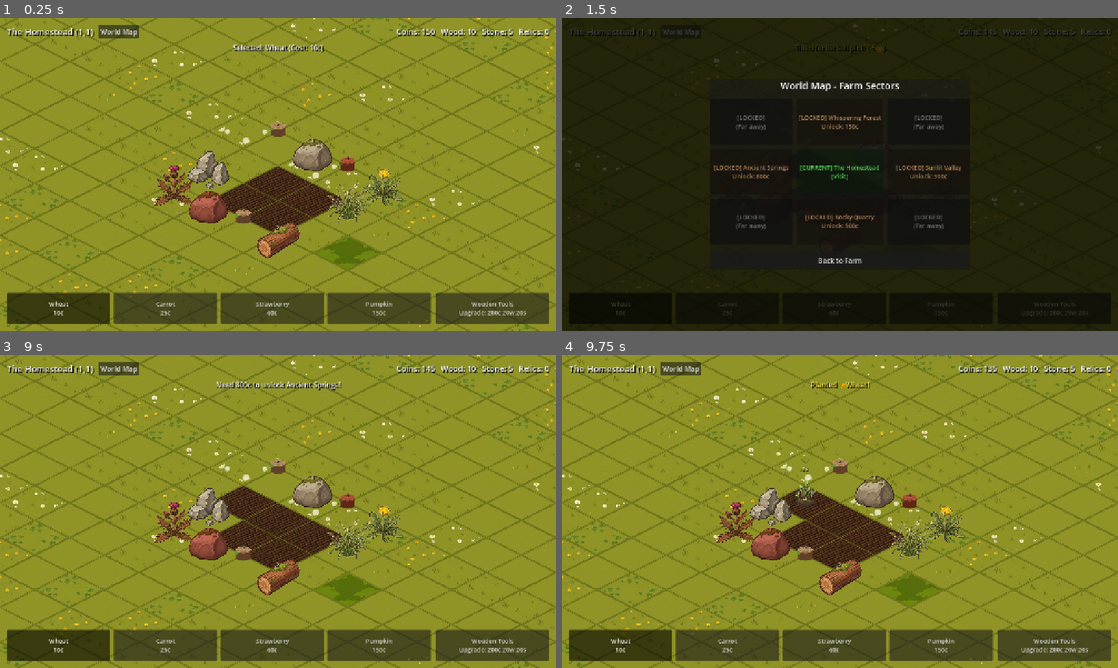
Above: before the commit, frames 1-4 (two rows, left to right).
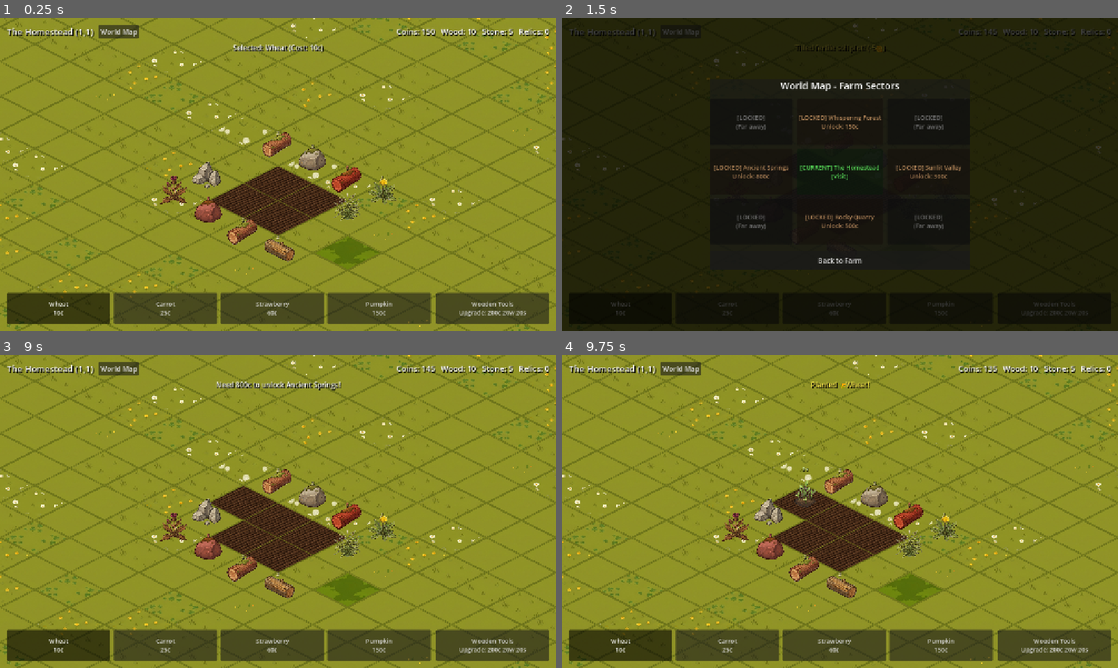
Above: after the commit, the same moments.

Repository: ShootyQ/FarmingApp
Game: Godot game, scene res://scenes/main.tscn
Same seed, same stepped clock (60 frames per second), same inputs: the game is played once before the commit and once after it.
Inputs (mouse positions are in pixels of both pictures, inside the frame that each line leads up to):
- Up to frame 1 (0.25 s): no input
- Up to frame 2 (1.5 s): click (840, 149) at 0.52 s; click "World Map" at 1.25 s
- Up to frame 3 (9 s): click "Wheat 10c" at 2 s; click "Carrot 25c" at 2.75 s; click "Strawberry 60c" at 3.5 s; click "Pumpkin 150c" at 4.25 s; click "Wooden Tools Upgrade: 200c 20…" at 5 s; click "[LOCKED] (Far away)" at 5.75 s; click "[LOCKED] Whispering Forest Un…" at 6.5 s; click "[LOCKED] (Far away)" at 7.25 s; click "[LOCKED] Ancient Springs Unlo…" at 8 s; click "[CURRENT] The Homestead [Visi…" at 8.75 s
- Up to frame 4 (9.75 s): click (840, 486) at 9.52 s

The runs differ from the first frame. In frame 1, 4.0% of the frame differs, in the area x 27-73%, y 32-78%; in frame 2, less than 0.1%; in frame 3, 4.0%; in frame 4, 4.0%.

Commit message:
Scale down obstacles to 0.38 and apply tailored grounding offsets to center naturally on tiles

Diff:
--- a/scripts/main.gd
+++ b/scripts/main.gd
@@ -44,7 +44,7 @@
 var tex_carrot = preload("res://assets/objects/carrot_mature.png")
 var tex_berry = preload("res://assets/objects/berry_mature.png")
 
-# Obstacle Variations: Weeds (4), Logs (2+stump), Rocks (3)
+# Obstacle Variations: Weeds (4), Logs (2), Rocks (3)
 var tex_weeds = [
 	preload("res://assets/objects/weed_0.png"), # Thistle
 	preload("res://assets/objects/weed_1.png"), # Tallgrass
@@ -53,8 +53,7 @@
 ]
 var tex_logs = [
 	preload("res://assets/objects/log_0.png"), # Mossy cedar log
-	preload("res://assets/objects/log_1.png"), # Weathered hardwood log
-	preload("res://assets/objects/stump.png")  # Traditional cut stump
+	preload("res://assets/objects/log_1.png")  # Weathered hardwood log
 ]
 var tex_rocks = [
 	preload("res://assets/objects/rock_0.png"), # Granite field boulder
@@ -350,35 +349,39 @@
 		"obstacle":
 			soil_sprite.visible = false
 			obj_sprite.visible = true
-			obj_sprite.scale = Vector2(0.55, 0.55)
-			obj_sprite.offset = Vector2(0, -85)
-			badge.position = Vector2(-50, -70)
+			obj_sprite.scale = Vector2(0.38, 0.38)
 
 			var obs = GameData.OBSTACLES[tile["obstacle_id"]]
 			var seed_hash = abs((idx * 37) ^ (GameState.current_sector_coord.hash() * 19))
 
 			match tile["obstacle_id"]:
 				"weed":
-					var w_idx = tile.get("variant", seed_hash)
-					obj_sprite.texture = tex_weeds[abs(w_idx) % tex_weeds.size()]
-				"small_wood":
-					# Fallen cedar or hardwood log
-					var l_idx = tile.get("variant", seed_hash)
-					obj_sprite.texture = tex_logs[abs(l_idx) % tex_logs.size()]
-				"hardwood_stump":
-					# Hardwood stump or weathered log
-					var s_idx = tile.get("variant", seed_hash + 1)
-					obj_sprite.texture = tex_logs[abs(s_idx) % tex_logs.size()]
-				"small_rock":
-					# River pebbles or limestone rock cluster
-					var r_idx = tile.get("variant", seed_hash + 1)
-					obj_sprite.texture = tex_rocks[abs(r_idx) % tex_rocks.size()]
-				"granite_boulder":
-					# Rounded granite boulder or rock cluster
-					var b_idx = tile.get("variant", seed_hash)
-					obj_sprite.texture = tex_rocks[abs(b_idx) % tex_rocks.size()]
+					var w_idx = abs(tile.get("variant", seed_hash)) % tex_weeds.size()
+					obj_sprite.texture = tex_weeds[w_idx]
+					obj_sprite.offset = Vector2(0, -84)
+					badge.position = Vector2(-50, -66)
+				"small_wood", "hardwood_stump":
+					var l_idx = abs(tile.get("variant", seed_hash)) % tex_logs.size()
+					obj_sprite.texture = tex_logs[l_idx]
+					if l_idx == 0:
+						obj_sprite.offset = Vector2(-8, -54)
+					else:
+						obj_sprite.offset = Vector2(8, -54)
+					badge.position = Vector2(-50, -48)
+				"small_rock", "granite_boulder":
+					var r_idx = abs(tile.get("variant", seed_hash)) % tex_rocks.size()
+					obj_sprite.texture = tex_rocks[r_idx]
+					if r_idx == 0:
+						obj_sprite.offset = Vector2(-2, -80)
+					elif r_idx == 1:
+						obj_sprite.offset = Vector2(-12, -76)
+					else:
+						obj_sprite.offset = Vector2(0, -82)
+					badge.position = Vector2(-50, -58)
 				_:
 					obj_sprite.texture = tex_weeds[0]
+					obj_sprite.offset = Vector2(0, -84)
+					badge.position = Vector2(-50, -66)
 
 			badge.text = "%d" % tile["taps_left"]
 			if obs["required_tool_tier"] > GameState.tool_tier:
